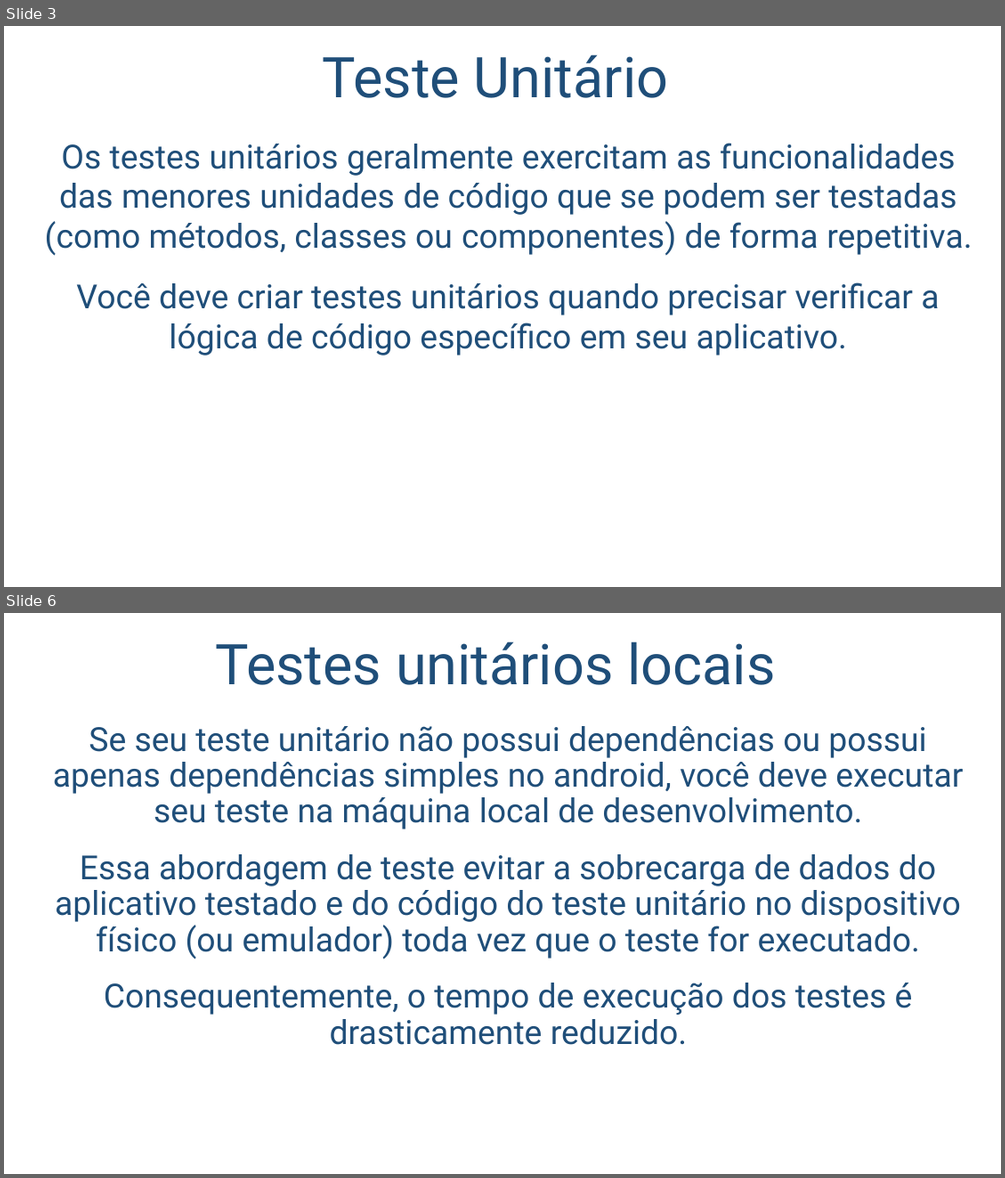
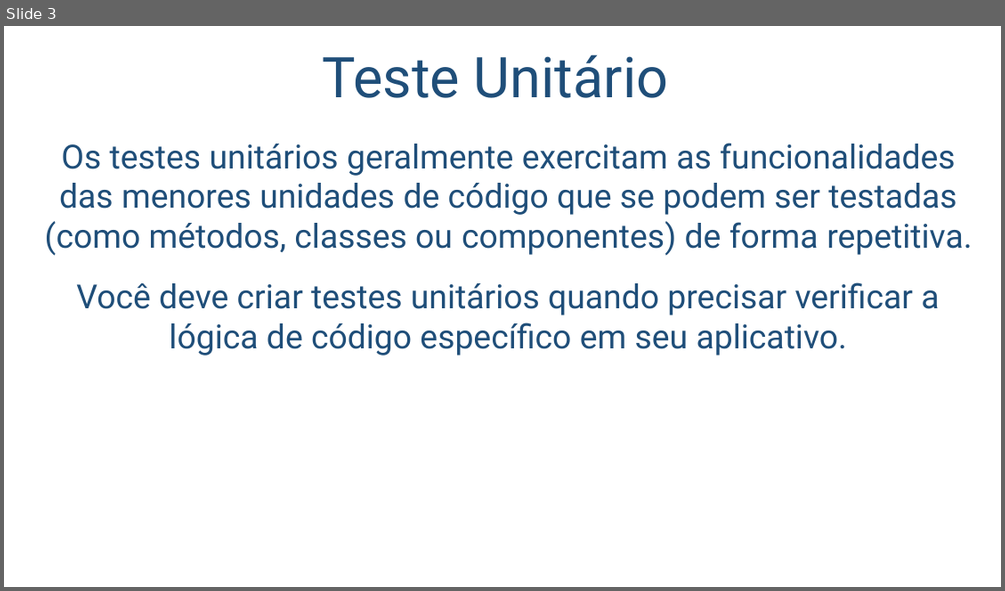
Before and after one commit to salmo-jr/public-slides, a slide deck: unit-tests_visual-studio.pptx. Shown one above the other, each under a label of ours: slides 3 and 6 before the commit, slide 3 after it; the slides between them are not shown. The pictures are 1005x1178 and 1005x591 pixels, drawn with LibreOffice and Linux fonts; fonts in the diff are those of the drawing; background and template pictures are left out. Boxes give left, top, right and bottom in pixels: in the first picture for what was removed or moved away, otherwise in the second. Text is boxed around its words. In the diff, an @@ line names an element or a change of style, - is before the commit and + after.

Commit message:
inclusão de slides sobre classes de teste

```diff
--- a/unit-tests_visual-studio.pptx
+++ b/unit-tests_visual-studio.pptx
@@ slide 6 removed at (4,613,1001,1174), background picture (left out) @@
@@ title removed at (216,641,775,685) @@
-Testes unitários locais
@@ text removed at (53,726,963,1045) @@
-Se seu teste unitário não possui dependências ou possui apenas dependências simples no android, você deve executar seu teste na máquina local de desenvolvimento.
-Essa abordagem de teste evitar a sobrecarga de dados do aplicativo testado e do código do teste unitário no dispositivo físico (ou emulador) toda vez que o teste for executado.
-Consequentemente, o tempo de execução dos testes é drasticamente reduzido.
```
Also in this commit, not shown: 2 slides changed, 1 slide added, 2 other slides removed.
